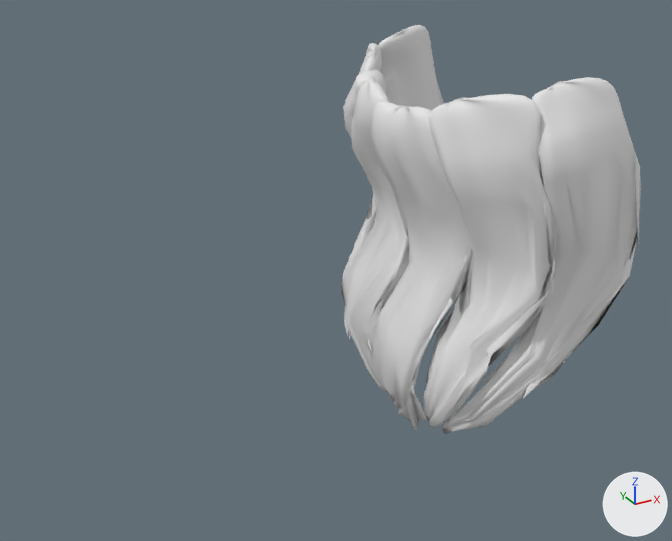
Before and after pictures for a commit that changed the FBX model Assets/_GAME/_Models/NewNew Models/dole_mala_ravna_ (1).fbx.
Before and after are seen from a camera (50 mm lens) standing at (-5.16, -27.01, 8.56) and looking at (1.57, -14.77, 2.44). The lights are fixed; the arrows at lower right show +X, +Y and +Z.

In view in the first picture: 'pramen2.006', 'pramen2.007', 'pramen2.008', 'pramen2.009', 'pramen3.003', 'pramen4.003'.
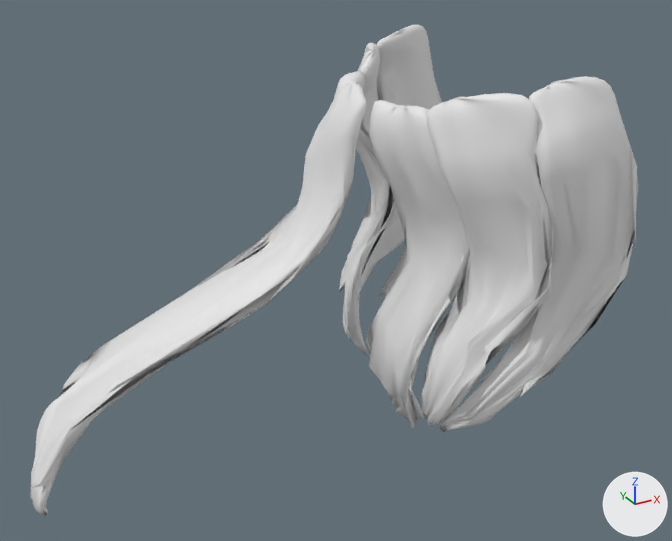
The newer file adds a shape key; the second version is drawn at full value of the shape key 'Sphere.009' of 'pramen3.001', and the change is written as the vertex moves it makes.

What the commit changed:
Mesh me_sphere_002 is new.
It has 502 vertices, 532 faces and spans x -6.66..-0.17, y -0.88..1.13, z -5.76..0.58.
Object 'pramen2.009' (ob_pramen2_009) moves from (5.13, -17.22, 4.95) to (5.13, -17.16, 4.95).
Object 'pramen4.003' (ob_pramen4_003) moves from (3.03, -15.39, 4.7) to (3.03, -15.32, 4.7).
Object 'pramen3.003' (ob_pramen3_003) is deleted.
Object 'pramen2.007' (ob_pramen2_007) moves from (3.26, -16.87, 4.97) to (3.26, -16.8, 4.97).
Object 'pramen2.006' (ob_pramen2_006) moves from (3.47, -12.33, 5.17) to (3.47, -12.26, 5.17).
Object 'pramen2.008' (ob_pramen2_008) moves from (5.32, -11.95, 5.01) to (5.32, -11.89, 5.01).
Object 'pramen3.001' (ob_pramen3_001) is new; it shows me_sphere_002.
Its location is (3.11, -13.65, 4.71).

Changed parts and their boxes (x1, y1, x2, y2) in the pictures (672 x 541 px):
'pramen2.007', moved: before (423, 94, 556, 428); after (421, 93, 554, 426)
'pramen2.009', moved: before (442, 77, 641, 434); after (440, 76, 638, 432)
'pramen3.001', added: after (31, 71, 366, 516)
'pramen4.003', moved: before (368, 101, 472, 430); after (366, 100, 470, 428)
'pramen3.003', deleted: before (341, 69, 409, 393)
'pramen2.006', moved: before (342, 43, 382, 341); after (339, 43, 397, 357)
'pramen2.008', moved: before (344, 25, 444, 341); after (343, 25, 442, 339)
